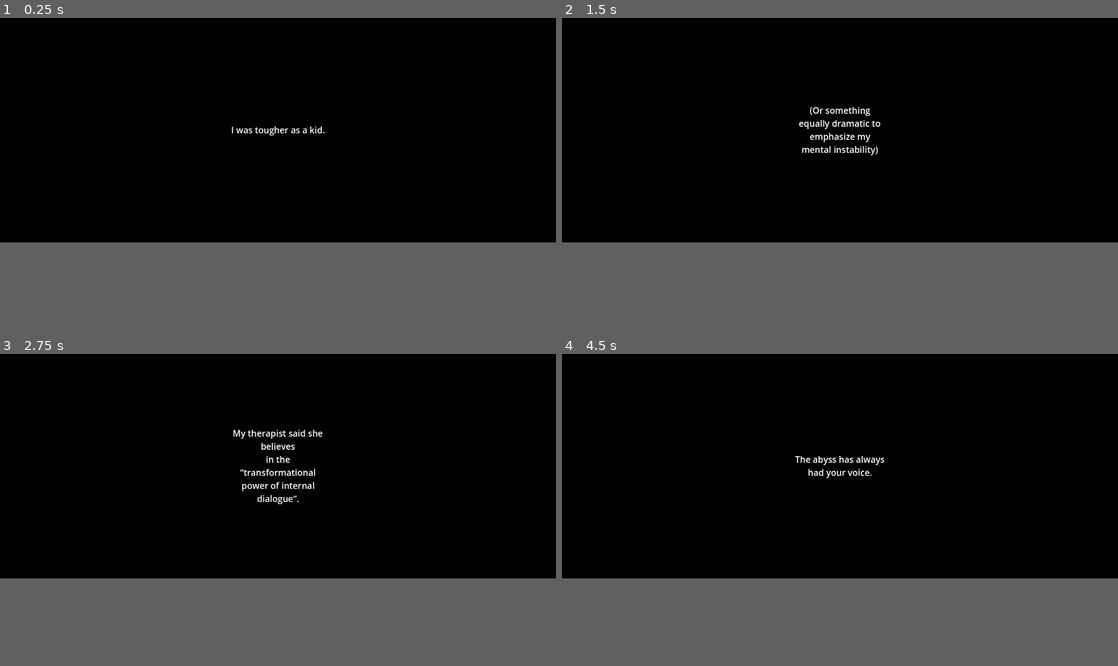
Above: before the commit, frames 1-4 (two rows, left to right).
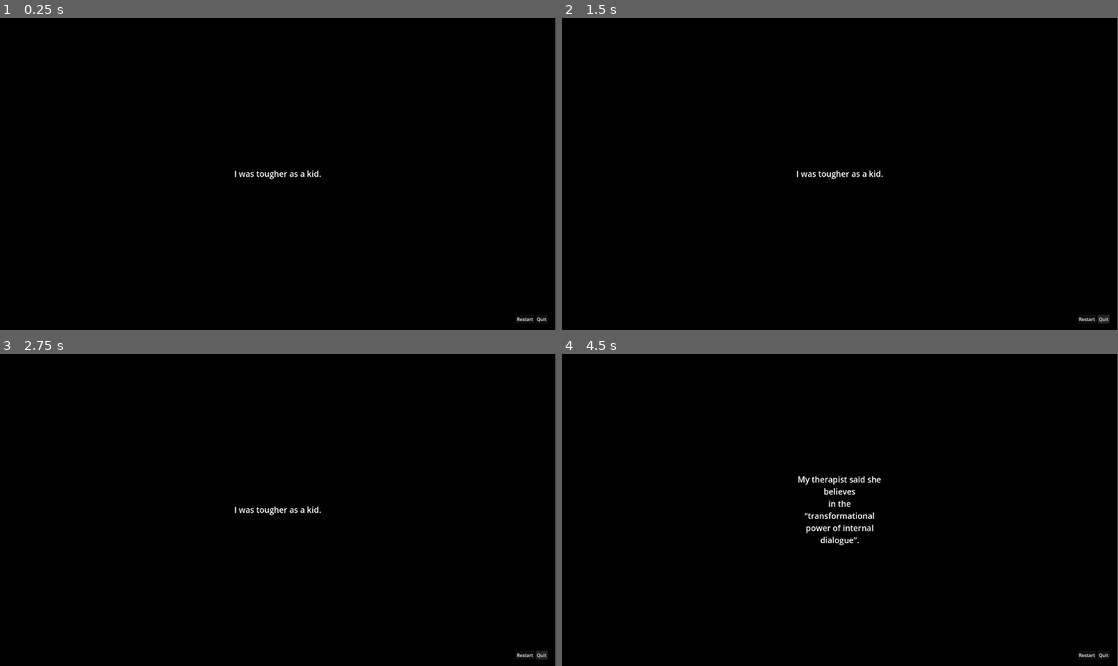
Above: after the commit, the same moments.

Repository: small-ram/with-beautiful-scars
Game: Godot game, scene res://Scenes/Main.tscn
The game is run twice, just before and just after one commit, with the same random seed, the same clock (stepped at 60 frames per second) and the same inputs.
Inputs (mouse positions are in pixels of both pictures, inside the frame that each line leads up to):
- Up to frame 1 (0.25 s): no input
- Up to frame 2 (1.5 s): click "Restart" at 0.5 s; click "Restart" at 1.25 s
- Up to frame 3 (2.75 s): click "Restart" at 2 s
- Up to frame 4 (4.5 s): tap Enter at 2.75, 4.25 s; drag from (840, 466) to (634, 503) at 2.77 s; tap Space at 3.5 s; drag from (840, 466) to (634, 503) at 3.52 s; move the mouse to (895, 416) at 4.27 s; click (895, 416) at 4.42 s
In our replay, the window is 800x323 before the commit and 799x449 after it. These sizes can differ from the game's own. Grey fills any space a smaller window leaves; there, only what the larger window draws over its background counts as a difference.

The runs differ from the first frame. In frame 1, 0.4% of the frame differs, in the area x 41-99%, y 34-98%; in frame 2, 0.8%; in frame 3, 0.9%, in the area x 41-99%, y 24-98%; in frame 4, 0.9%.

Commit message:
vzdy klikatelna tlacitka

Diff:
--- a/Scenes/Main.tscn
+++ b/Scenes/Main.tscn
@@ -57,7 +57,7 @@
 [node name="PhotoStack" type="Node2D" parent="Gameplay"]
 
 [node name="photo_crib" parent="Gameplay/PhotoStack" instance=ExtResource("2_r0v0p")]
-position = Vector2(1589, 509)
+position = Vector2(1729, 785)
 memory_id = "mem_crib"
 snap_radius = 200.0
 
@@ -71,7 +71,7 @@
 shape = SubResource("RectangleShape2D_mrk3f")
 
 [node name="photo_horse" parent="Gameplay/PhotoStack" instance=ExtResource("2_r0v0p")]
-position = Vector2(1575, 148)
+position = Vector2(1697, 300)
 memory_id = "mem_horse"
 snap_radius = 200.0
 
@@ -84,23 +84,6 @@
 shape = SubResource("RectangleShape2D_jplre")
 
 [node name="UI" type="CanvasLayer" parent="."]
-
-[node name="ButtonBar" type="HBoxContainer" parent="UI"]
-offset_left = 1647.0
-offset_top = 677.0
-offset_right = 1758.0
-offset_bottom = 708.0
-script = ExtResource("4_0sev1")
-
-[node name="RestartBtn" type="Button" parent="UI/ButtonBar"]
-layout_mode = 2
-theme_override_colors/font_color = Color(1, 1, 1, 1)
-text = "Restart"
-
-[node name="QuitBtn" type="Button" parent="UI/ButtonBar"]
-layout_mode = 2
-theme_override_colors/font_color = Color(1, 1, 1, 1)
-text = "Quit"
 
 [node name="WorkspaceLayer" type="CanvasLayer" parent="UI"]
 layer = -1
@@ -119,21 +102,21 @@
 z_index = -10
 layout_mode = 0
 offset_left = 71.0
-offset_top = 245.0
-offset_right = 1106.0
-offset_bottom = 696.0
+offset_top = 410.0
+offset_right = 1442.0
+offset_bottom = 1039.0
 theme_override_constants/margin_left = 20
 theme_override_constants/margin_top = 20
 theme_override_constants/margin_right = 20
 theme_override_constants/margin_bottom = 20
 
 [node name="mem_crib" parent="UI/WorkspaceLayer/WorkspacePanel/MarginContainer" instance=ExtResource("1_pt8x6")]
-position = Vector2(167, 230)
+position = Vector2(180, 425)
 scale = Vector2(10, 10)
 memory_id = "mem_crib"
 
 [node name="mem_horse" parent="UI/WorkspaceLayer/WorkspacePanel/MarginContainer" instance=ExtResource("1_pt8x6")]
-position = Vector2(717, 236)
+position = Vector2(976, 246)
 scale = Vector2(10, 10)
 memory_id = "mem_horse"
 
@@ -157,5 +140,26 @@
 [node name="OverlayLayer" type="CanvasLayer" parent="UI"]
 layer = 5
 
+[node name="ButtonLayer" type="CanvasLayer" parent="UI"]
+layer = 11
+
+[node name="ButtonBar" type="HBoxContainer" parent="UI/ButtonLayer"]
+z_index = 19
+offset_left = 1783.0
+offset_top = 1027.0
+offset_right = 1894.0
+offset_bottom = 1058.0
+script = ExtResource("4_0sev1")
+
+[node name="RestartBtn" type="Button" parent="UI/ButtonLayer/ButtonBar"]
+layout_mode = 2
+theme_override_colors/font_color = Color(1, 1, 1, 1)
+text = "Restart"
+
+[node name="QuitBtn" type="Button" parent="UI/ButtonLayer/ButtonBar"]
+layout_mode = 2
+theme_override_colors/font_color = Color(1, 1, 1, 1)
+text = "Quit"
+
 [editable path="Gameplay/PhotoStack/photo_crib"]
 [editable path="Gameplay/PhotoStack/photo_horse"]
--- a/project.godot
+++ b/project.godot
@@ -21,5 +21,5 @@
 
 [display]
 
-window/size/viewport_width=1780
-window/size/viewport_height=720
+window/size/viewport_width=1920
+window/size/viewport_height=1080
Not shown, changed: docs/PLSHLP.apple-touch-icon.png.import
Not shown, changed: docs/PLSHLP.icon.png.import
Not shown, changed: docs/PLSHLP.png.import
Binary file added: docs/index.apple-touch-icon.png
Binary file added: docs/index.icon.png
Binary file added: docs/index.png
Not shown, added: docs/index.audio.worklet.js
Not shown, changed: docs/index.html
Not shown, added: docs/index.js
Not shown, added: docs/index.pck
Not shown, added: docs/index.wasm
